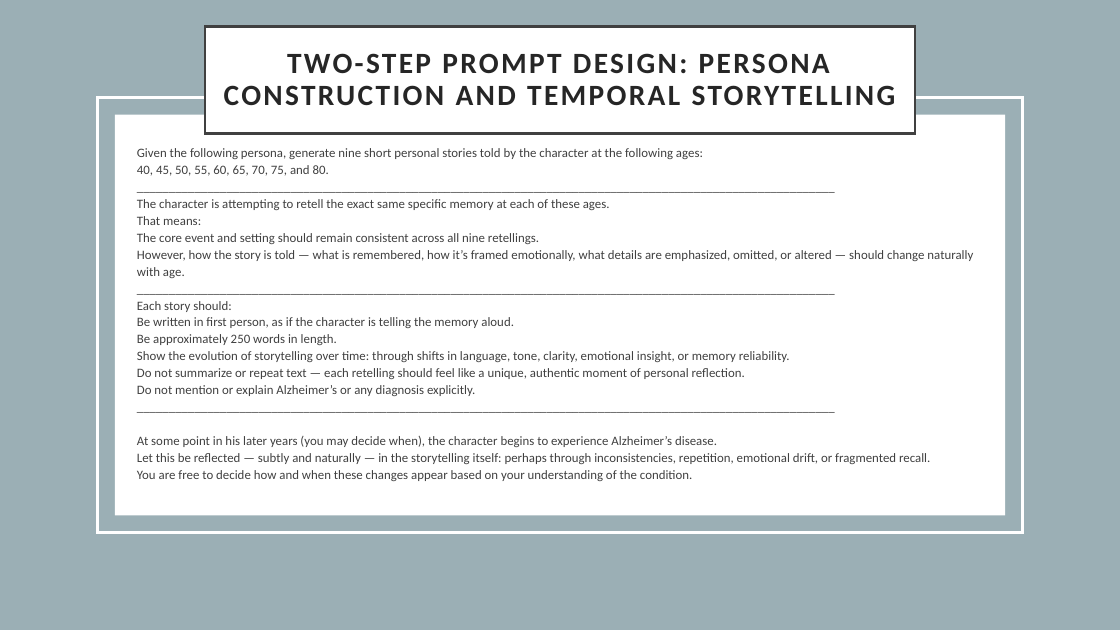
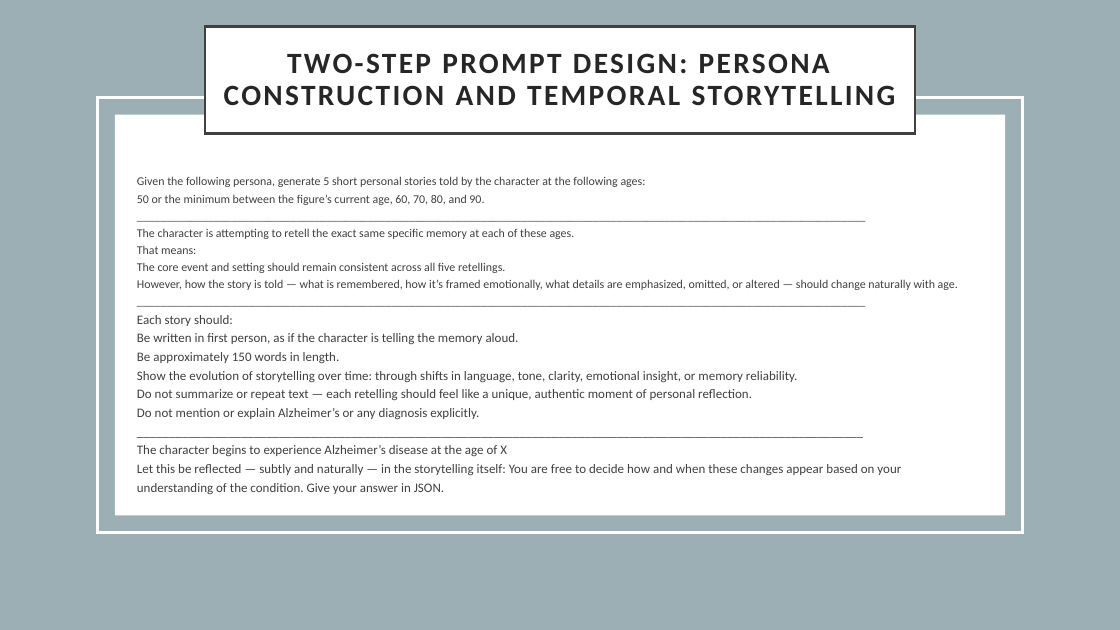
Before and after one commit to NetanelShalev/AD_LongitudinalDataGenerator, a slide deck: slide 19 of paper_presentation.pptx. Drawn at 1120x630 pixels with LibreOffice and Linux fonts; fonts in the diff are those of the drawing. Boxes give left, top, right and bottom in pixels: in the first picture for what was removed or moved away, otherwise in the second. Text is boxed around its words. In the diff, an @@ line names an element or a change of style, - is before the commit and + after.

```diff
--- a/paper_presentation.pptx
+++ b/paper_presentation.pptx
@@ text at (137,176,958,494): text changed; size 11 to 10.2 pt @@
-_____________________________________________________________________________________________________________
+___________________________________________________________________________________________________________________________
@@ text at (137,176,646,205): text changed; size 11 to 10.2 pt @@
-Given the following persona, generate nine short personal stories told by the character at the following ages:
-40, 45, 50, 55, 60, 65, 70, 75, and 80.
-_____________________________________________________________________________________________________________
+Given the following persona, generate 5 short personal stories told by the character at the following ages:
+50 or the minimum between the figure’s current age, 60, 70, 80, and 90.
+___________________________________________________________________________________________________________________________
@@ text at (137,228,958,419): size 11 to 10.2 pt in "The character is attempting to retell the ...", "That means:", "However, how the story is told — ..."; size 11 to 11.1 pt in "Each story should:", "Be written in first person, as if ...", "Show the evolution of storytelling over time: ...", "Do not summarize or repeat text — ..." and 1 more places; line spacing 1.1 to 1.2 @@
@@ text at (137,262,505,273): text changed; size 11 to 10.2 pt @@
-The core event and setting should remain consistent across all nine retellings.
+The core event and setting should remain consistent across all five retellings.
@@ text at (137,352,340,363): text changed; size 11 to 11.1 pt @@
-Be approximately 250 words in length.
+Be approximately 150 words in length.
@@ text at (137,445,901,494): text changed; size 11 to 11.1 pt @@
-_____________________________________________________________________________________________________________
-At some point in his later years (you may decide when), the character begins to experience Alzheimer’s disease.
-Let this be reflected — subtly and naturally — in the storytelling itself: perhaps through inconsistencies, repetition, emotional drift, or fragmented recall.
-You are free to decide how and when these changes appear based on your understanding of the condition.
+________________________________________________________________________________________________________________
+The character begins to experience Alzheimer’s disease at the age of X
+Let this be reflected — subtly and naturally — in the storytelling itself: You are free to decide how and when these changes appear based on your understanding of the condition. Give your answer in JSON.
```
Also in this commit, not shown: 3 other slides changed, 1 other file.
